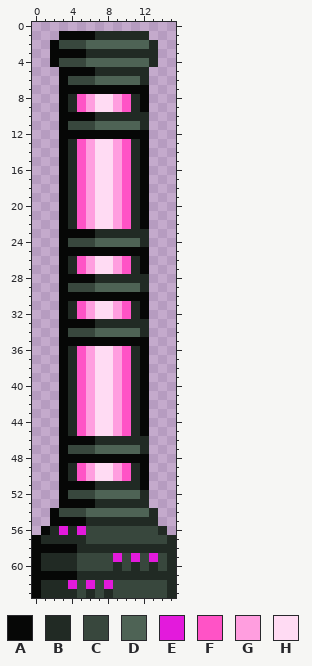
Two states of a pixel-art sprite, tiledimages/precursorracekrakoth_krakoth/atprk-eldritchlamppost.png. The picture above is the old version.
The file is 16x64 pixels.
Palette (. is transparent): A #060706  B #212a24  C #38473d  D #4e6355  E #e31adc  F #ff53c6  G #ff9edf  H #ffdbf3
Pixels before, first column x 0:
 1 ...AAAABBBBBB...
 2 ..ACCCDDDDDDDB..
 3 ..AAAABBBBBBBB..
 4 ..ACCCDDDDDDDB..
 5 ...AAAABBBBBB...
 6 ...ACCCDDDDDB...
 7 ...AAAAAAAAAA...
 8 ...ABFGHHGFBA...
 9 ...ABFGHHGFBA...
10 ...AAAABBBBBB...
11 ...ACCCDDDDDB...
12 ...AAAAAAAAAA...
13 ...ABFGHHGFBA...
14 ...ABFGHHGFBA...
15 ...ABFGHHGFBA...
16 ...ABFGHHGFBA...
17 ...ABFGHHGFBA...
18 ...ABFGHHGFBA...
19 ...ABFGHHGFBA...
20 ...ABFGHHGFBA...
21 ...ABFGHHGFBA...
22 ...ABFGHHGFBA...
23 ...AAAABBBBBB...
24 ...ACCCDDDDDB...
25 ...AAAAAAAAAA...
26 ...ABFGHHGFBA...
27 ...ABFGHHGFBA...
28 ...AAAABBBBBB...
29 ...ACCCDDDDDB...
30 ...AAAAAAAAAA...
31 ...ABFGHHGFBA...
32 ...ABFGHHGFBA...
33 ...AAAABBBBBB...
34 ...ACCCDDDDDB...
35 ...AAAAAAAAAA...
36 ...ABFGHHGFBA...
37 ...ABFGHHGFBA...
38 ...ABFGHHGFBA...
39 ...ABFGHHGFBA...
40 ...ABFGHHGFBA...
41 ...ABFGHHGFBA...
42 ...ABFGHHGFBA...
43 ...ABFGHHGFBA...
44 ...ABFGHHGFBA...
45 ...ABFGHHGFBA...
46 ...AAAABBBBBB...
47 ...ACCCDDDDDB...
48 ...AAAAAAAAAA...
49 ...ABFGHHGFBA...
50 ...ABFGHHGFBA...
51 ...AAAABBBBBA...
52 ...ACCCDDDDDB...
53 ...AAAABBBBBB...
54 ..ACCCDDDDDDDB..
55 ..AAAABBBBBBBB..
56 .ABEBECCCCCCCCB.
57 ABBBBBCCCCCCCCCB
58 AAAAABBBBBBBBBBB
59 ABBBBCCCCECECECB
60 ABBBBCCCCBCBCBCB
61 AAAAABBBBBBBBBBB
62 ABBBECECECCCCCCB
63 ABBBBCBCBCCCCCCB
And afterwards:
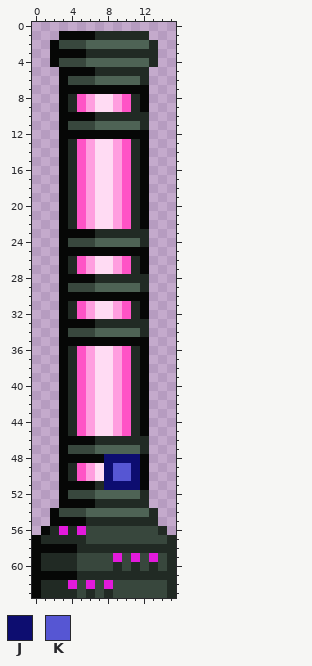
Colours new in this view: J #0d0d70  K #5656d3
Diff:
Changed rows in their new state; - is an unchanged pixel.
first column x 8:
48 JJJJ
49 JKKJ
50 JKKJ
51 JJJJ
Where, in picture pixels (left, top, right, bottom), the same in both pictures:
changed: (104, 454, 140, 490)
